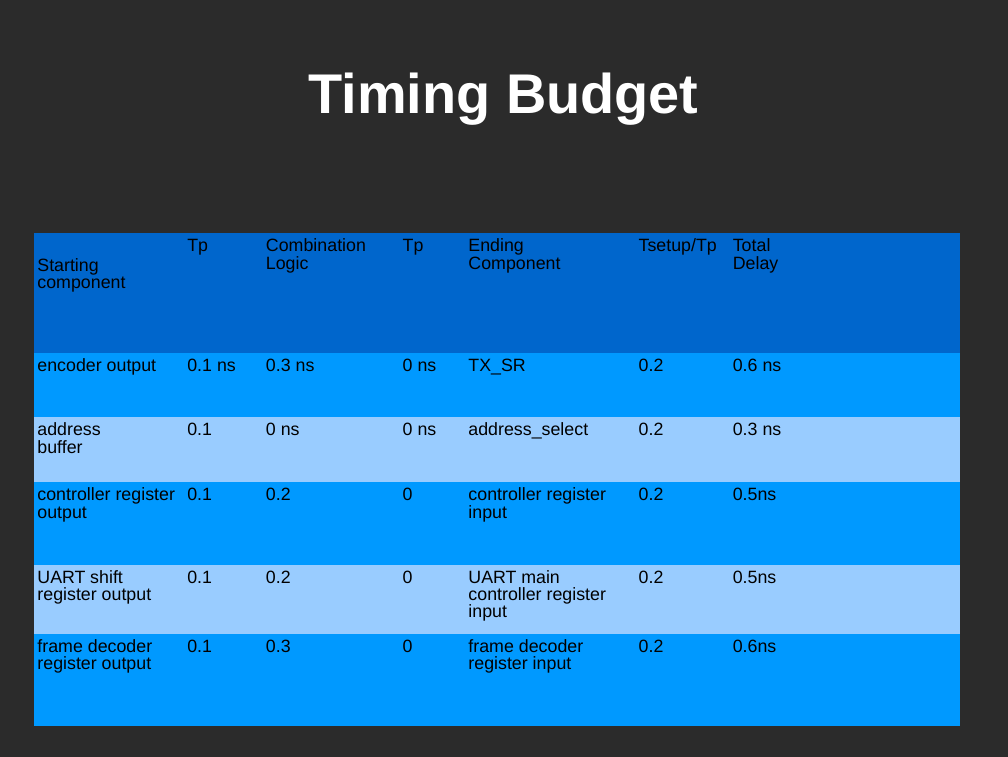
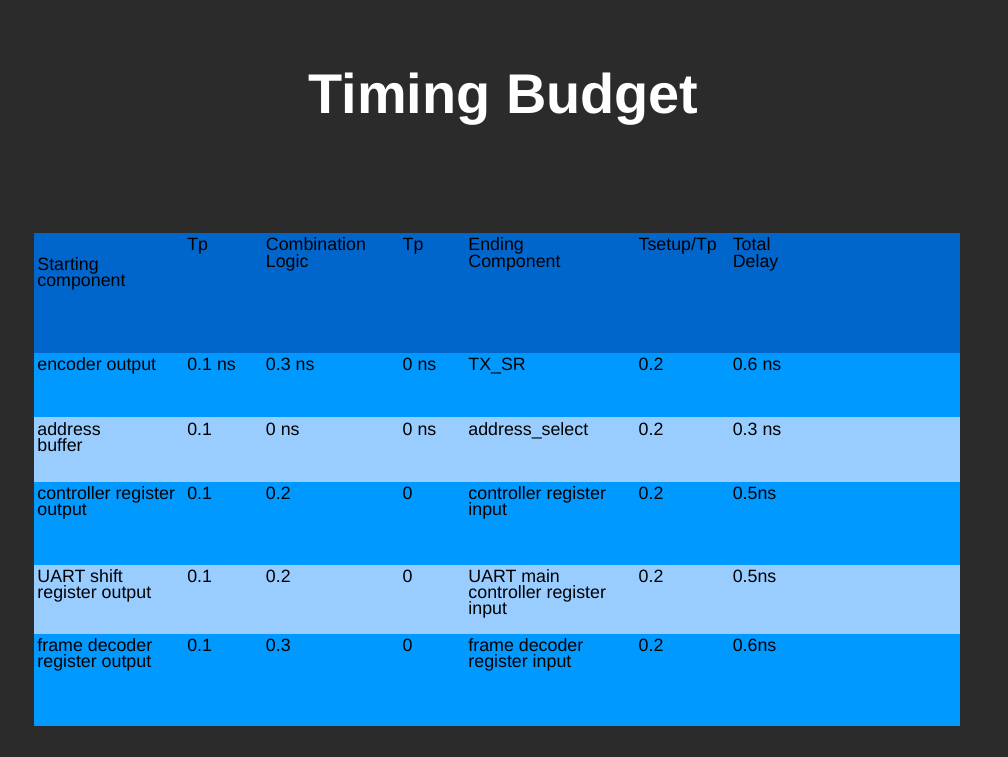
Before and after one commit to snowpuppy/ECE337, a slide deck: slide 18 of docs/ece337_2.ppt (slide 16 before the commit). Drawn at 1008x757 pixels with LibreOffice and Linux fonts; fonts in the diff are those of the drawing; background and template pictures are left out; a plain dark background stands for a picture behind light text. Boxes give left, top, right and bottom in pixels: in the first picture for what was removed or moved away, otherwise in the second. Text is boxed around its words. In the diff, an @@ line names an element or a change of style, - is before the commit and + after.

```diff
--- a/docs/ece337_2.ppt
+++ b/docs/ece337_2.ppt
@@ table at (34, 233, 960, 725) @@
@@ line spacing 0.87 to 0.81 @@
```
Also in this commit, not shown: 10 other slides changed, 2 slides added, 3 other files.
